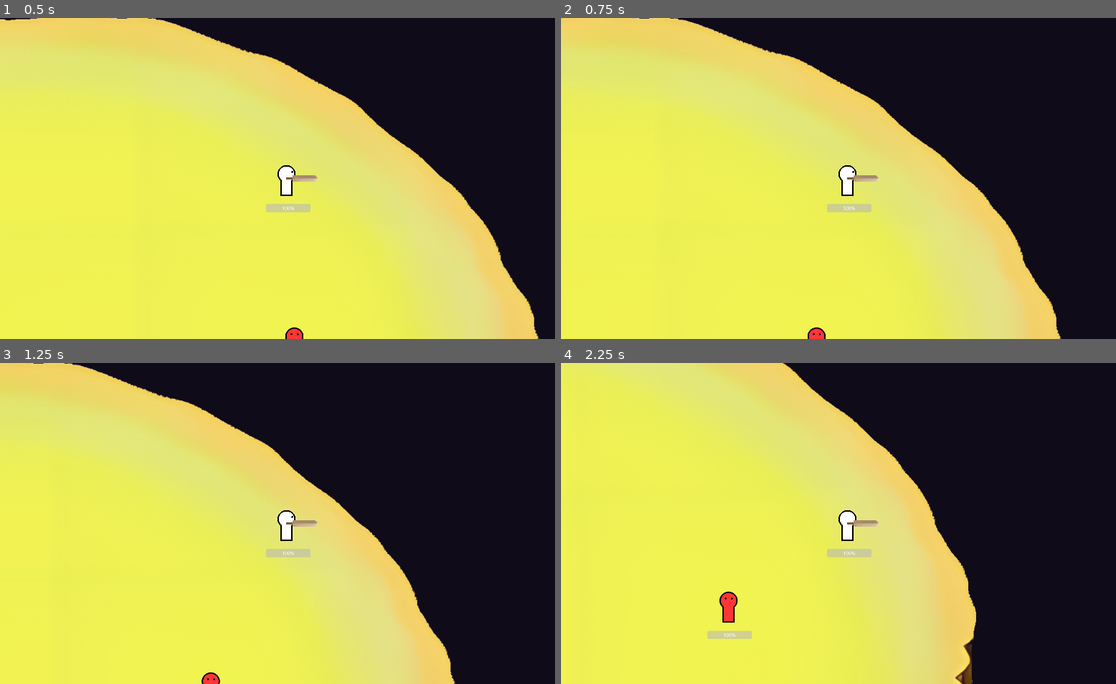
Above: before the commit, frames 1-4 (two rows, left to right).
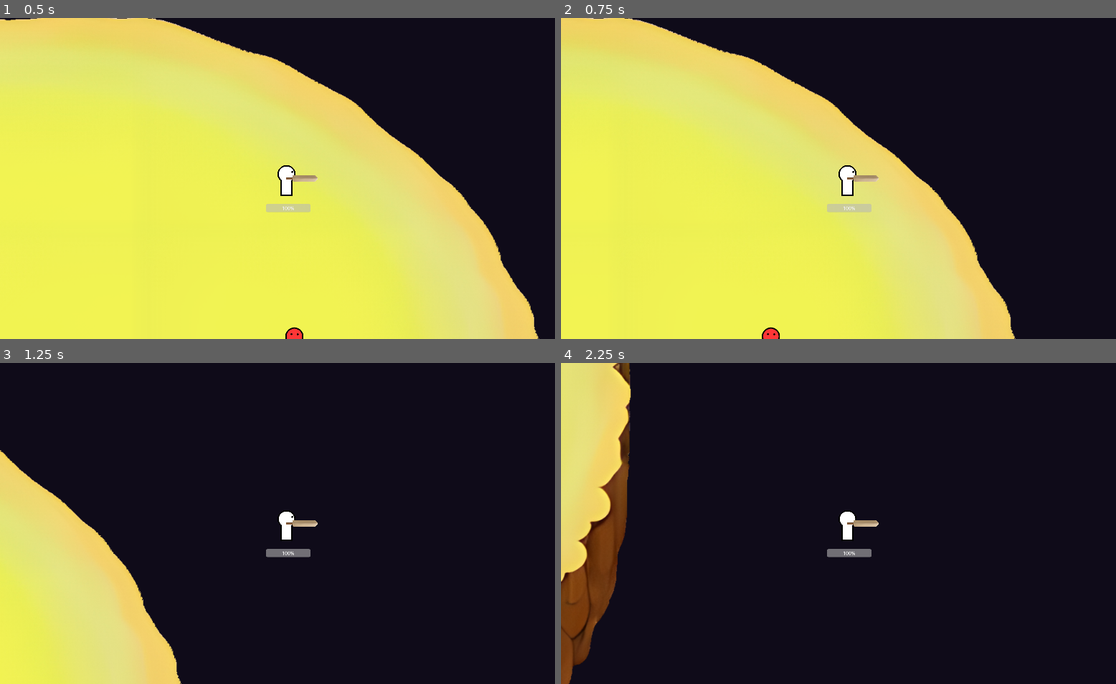
Above: after the commit, the same moments.

Repository: CAHTA123/Light-in-the-Dark
Game: Godot game, scene res://scenes/Game/game.tscn
Two runs of this game, one before a commit and one after it. Both use one fixed random seed, a clock stepped at 60 frames per second and the inputs below. The project has no main scene, so this scene is started directly.
Inputs (mouse positions are in pixels of both pictures, inside the frame that each line leads up to):
- Up to frame 1 (0.5 s): no input
- Up to frame 2 (0.75 s): tap Enter at 0.5 s; move the mouse to (971, 162) at 0.52 s; hold Right (ui_right) from 0.53 s (still down); hold Shift (dash) from 0.53 s (still down)
- Up to frame 3 (1.25 s): keep holding Right (ui_right); keep holding Shift (dash)
- Up to frame 4 (2.25 s): move the mouse to (733, 539) at 1.27 s; release Right (ui_right) at 1.28 s; release Shift (dash) at 1.28 s; hold Down (ui_down) 1.28-2.03 s; tap Shift (dash) at 1.35 s; move the mouse to (905, 452) at 2.02 s; hold Right (ui_right) from 2.03 s (still down); hold Shift (dash) from 2.03 s (still down)

Frame 1 is identical in both runs. In frame 2, 13% of the frame differs, in the area x 0-91%, y 0-100%; in frame 3, 56%; in frame 4, 63%, in the area x 0-75%, y 0-100%.

Commit message:
.

Diff:
--- a/scenes/Islands/shape.gd
+++ b/scenes/Islands/shape.gd
@@ -4,7 +4,7 @@
 	var a = area
 	var par = a.get_parent().get_parent()
 
-	if par:
+	if par == null:
 		par.move = false
 		par.velocity = Vector2.ZERO
 		par.center = global_position
--- a/scenes/Player/Move.gd
+++ b/scenes/Player/Move.gd
@@ -25,8 +25,11 @@
 func move():
 	var mouse_pos = get_global_mouse_position()
 	var direction = (mouse_pos - body.global_position).normalized()
-	b.velocity = Vector2(Input.get_axis("ui_left", "ui_right"), Input.get_axis("ui_up", "ui_down")).normalized() * b.s
-
+	var velocity = Vector2(Input.get_axis("ui_left", "ui_right"), Input.get_axis("ui_up", "ui_down")).normalized() * b.s
+	b.velocity = velocity
+	var collision = b.move_and_collide(velocity)
+	if collision:
+		print("1")
 func update_state():
 	var angle_to_mouse = (get_global_mouse_position() - body.global_position).angle()
 	var angle = fmod(rad_to_deg(angle_to_mouse), 360)
--- a/scenes/body/body.gd
+++ b/scenes/body/body.gd
@@ -3,7 +3,7 @@
 var hp: float
 var max_hp: float = 10
 var hp_bar
-var speed = 300
+var speed = 30
 var damage = 2
 var take_damage = 0
 var take_push = 0
--- a/scenes/body/take_damage.gd
+++ b/scenes/body/take_damage.gd
@@ -16,7 +16,6 @@
 func take():
 	body.hp -= body.take_damage
 	var HP = (body.hp / body.max_hp) * 100
-	print(body.hp)
 	body.hp_bar.value = HP
 	if body.hp <= 0:
 		body.destroy = true
--- a/scenes/body/take_push.gd
+++ b/scenes/body/take_push.gd
@@ -10,7 +10,6 @@
 	body.s = 0
 	body.velocity = body.center.direction_to(body.global_position).normalized() * -1000
 	body.take_push = 0
-	print(body.velocity)
 	await get_tree().create_timer(0.1).timeout
 	body.velocity = Vector2.ZERO
 	body.s = body.speed
